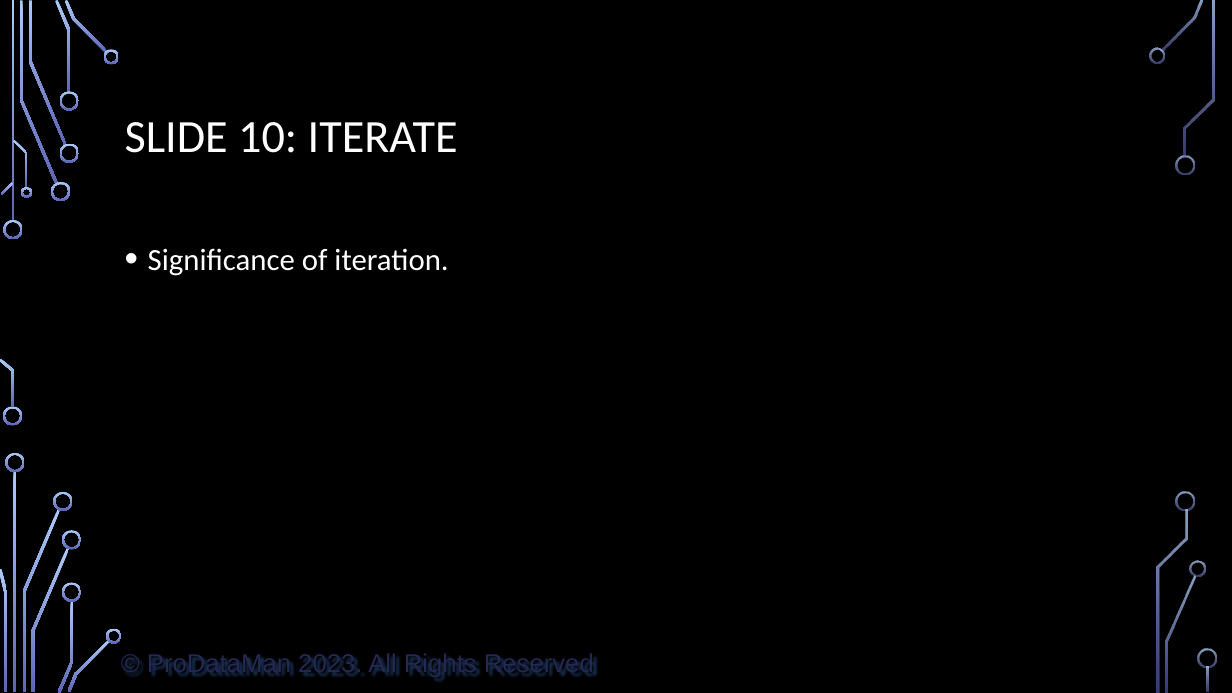
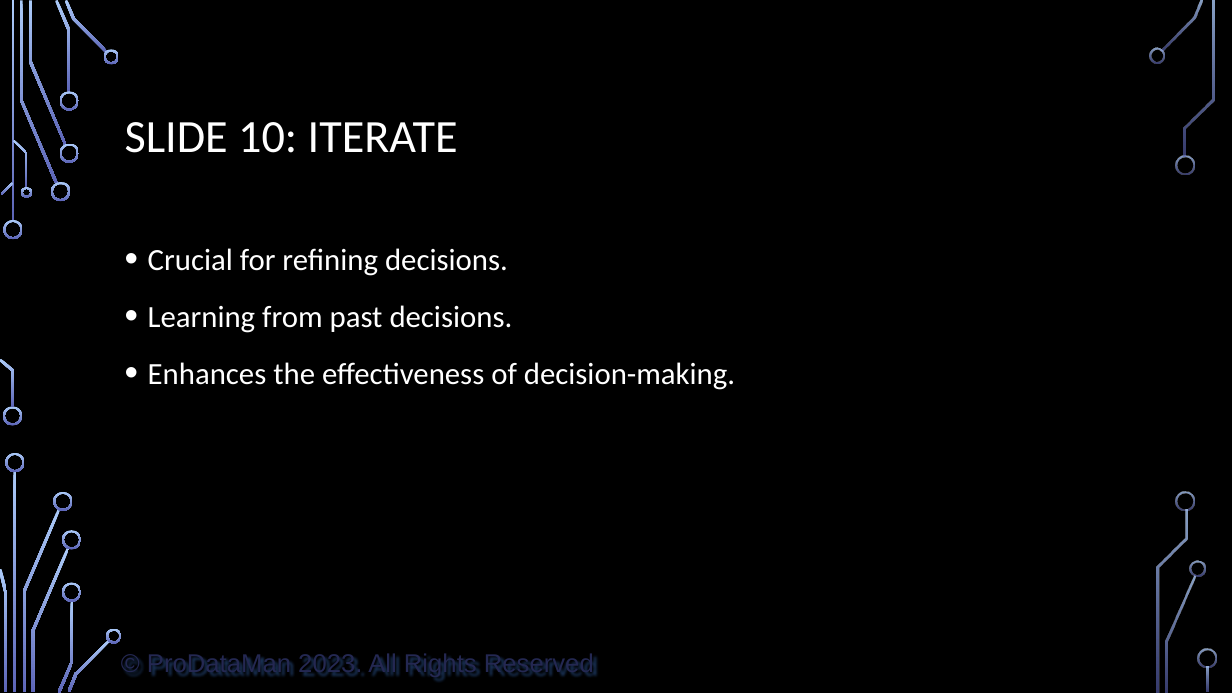
Before and after one commit to ProDataMan/Data-Literacy, a slide deck: slide 11 of Chapter09.pptx. Drawn at 1232x693 pixels with LibreOffice and Linux fonts; fonts in the diff are those of the drawing; background and template pictures are left out. Boxes give left, top, right and bottom in pixels: in the first picture for what was removed or moved away, otherwise in the second. Text is boxed around its words. In the diff, an @@ line names an element or a change of style, - is before the commit and + after.

```diff
--- a/Chapter09.pptx
+++ b/Chapter09.pptx
@@ text at [148,248,735,390]: text changed @@
-• Significance of iteration.
+• Crucial for refining decisions.
+• Learning from past decisions.
+• Enhances the effectiveness of decision-making.
```
Also in this commit, not shown: 11 other slides changed, 1 other file.
